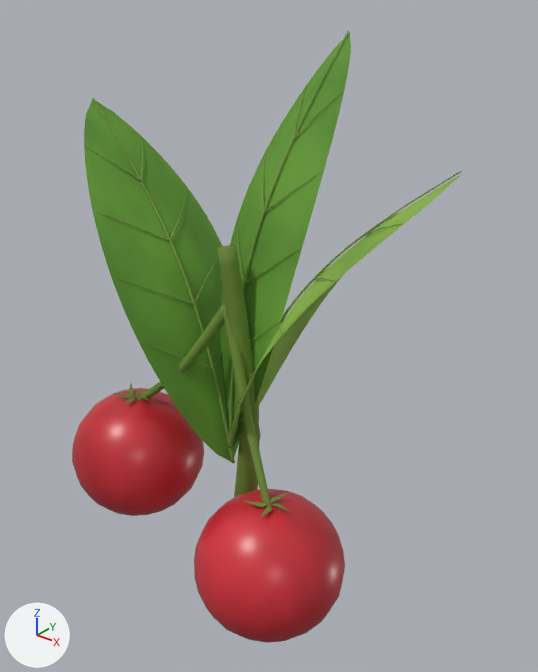
Before and after pictures for a commit that changed the Blender file models/items/plants/herbs/sandberry.blend.
One viewpoint serves both versions: a camera (50 mm lens) standing at (0.22, -0.244, 0.313) and looking at (0.012, 0.016, 0.152). The axes (+X, +Y, +Z) are drawn at lower left. The lights are the same throughout. The older version comes first.

Names of what the first picture shows: 'Herb'.
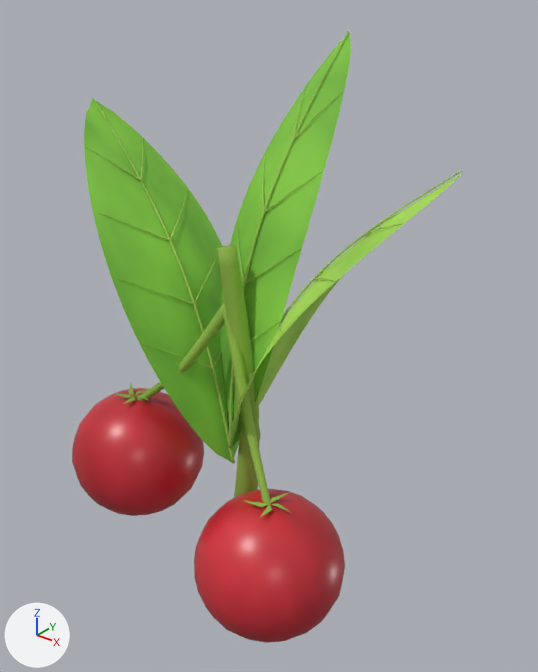
Boxes [x1, y1, x2, y2] around the edits, measured in the pictures (538 x 672 px):
'Herb', recoloured (lighter)
    both: [84, 31, 462, 520]

Edits to the bpy script that builds the scene:
```text
Change mat_stem:
    where n3 = _N.new('ShaderNodeValToRGB'); n3.name = 'Color Ramp'
    remove n3.color_ramp.elements[0].position = 0.0; n3.color_ramp.elements[0].color = (0.075, 0.15, 0.015, 1.0)
    remove _e = n3.color_ramp.elements.new(1.0); _e.color = (0.22, 0.34, 0.05, 1.0)
    add n3.color_ramp.elements[0].position = 0.0; n3.color_ramp.elements[0].color = (0.142, 0.285, 0.0285, 1.0)
    add _e = n3.color_ramp.elements.new(1.0); _e.color = (0.418, 0.646, 0.095, 1.0)
Change mat_leaf:
    where n3 = _N.new('ShaderNodeValToRGB'); n3.name = 'Color Ramp'
    remove n3.color_ramp.elements[0].position = 0.0; n3.color_ramp.elements[0].color = (0.045, 0.16, 0.015, 1.0)
    remove _e = n3.color_ramp.elements.new(1.0); _e.color = (0.18, 0.43, 0.04, 1.0)
    add n3.color_ramp.elements[0].position = 0.0; n3.color_ramp.elements[0].color = (0.0855, 0.304, 0.0285, 1.0)
    add _e = n3.color_ramp.elements.new(1.0); _e.color = (0.342, 0.817, 0.076, 1.0)
Change mat_light_leaf:
    where n3 = _N.new('ShaderNodeValToRGB'); n3.name = 'Color Ramp'
    remove n3.color_ramp.elements[0].position = 0.0; n3.color_ramp.elements[0].color = (0.11, 0.26, 0.025, 1.0)
    remove _e = n3.color_ramp.elements.new(1.0); _e.color = (0.37, 0.62, 0.085, 1.0)
    add n3.color_ramp.elements[0].position = 0.0; n3.color_ramp.elements[0].color = (0.209, 0.494, 0.0475, 1.0)
    add _e = n3.color_ramp.elements.new(1.0); _e.color = (0.567, 0.95, 0.13, 1.0)
```
